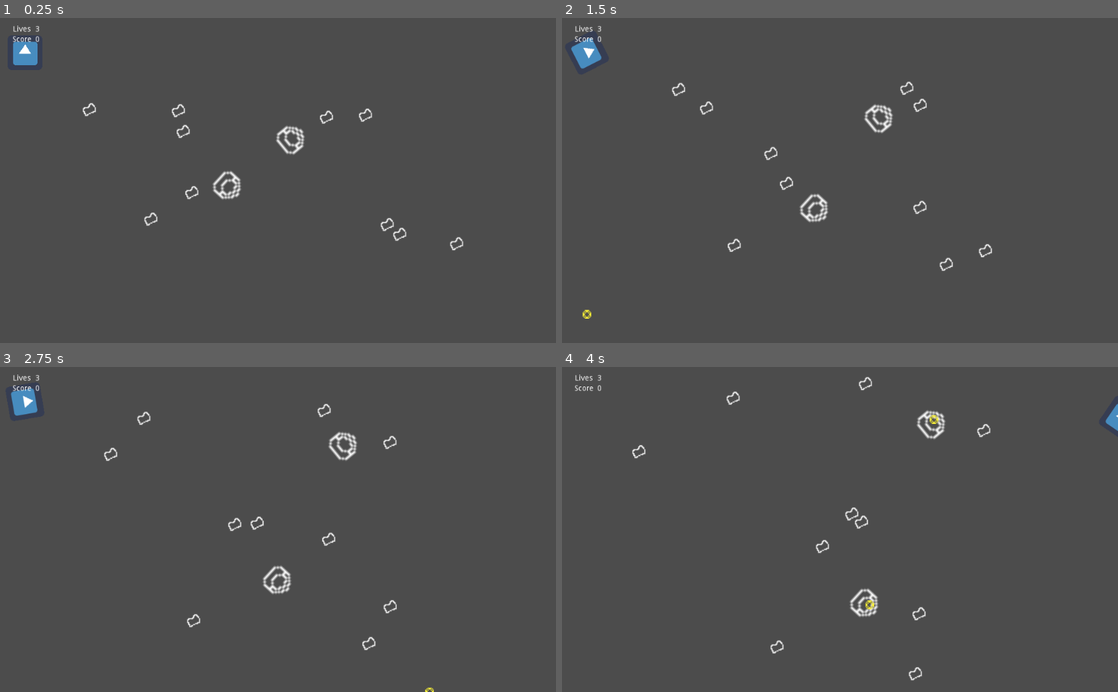
Above: before the commit, frames 1-4 (two rows, left to right).
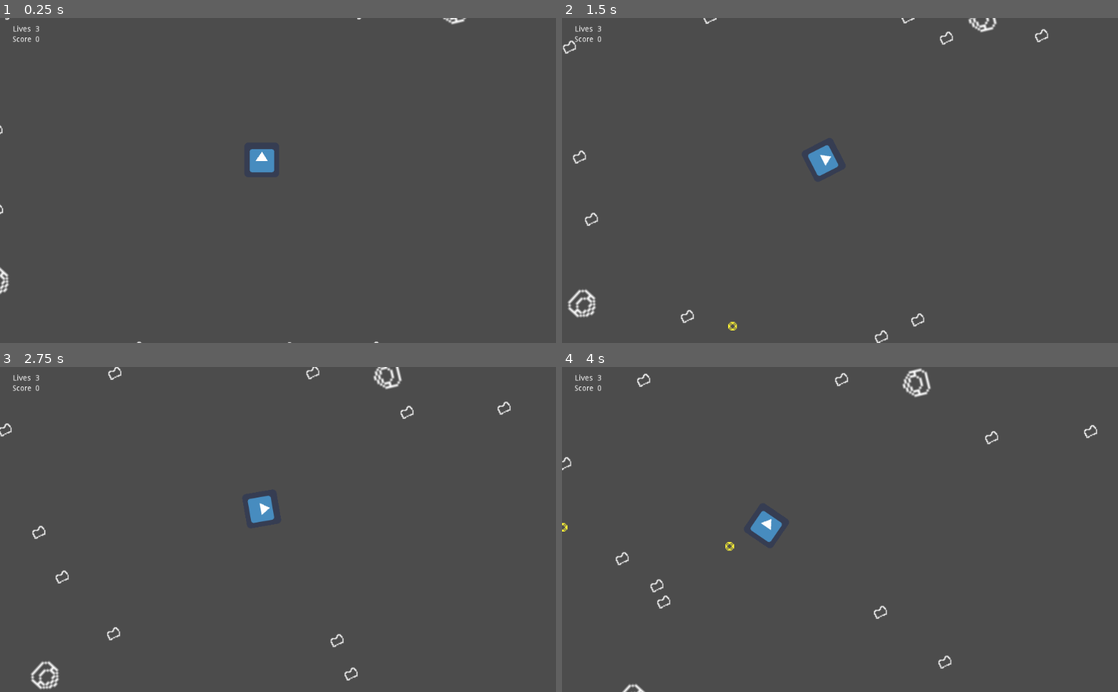
Above: after the commit, the same moments.

Repository: marianafcosta/asteroids
Game: Godot game, scene res://Root.tscn
The game is run twice, just before and just after one commit, with the same random seed, the same clock (stepped at 60 frames per second) and the same inputs. The engine's default icon, where the game draws it, is replaced by a stand-in: a white triangle on a blue panel in a dark square.
Inputs:
- Up to frame 1 (0.25 s): no input
- Up to frame 2 (1.5 s): tap Enter (ui_accept) at 0.5, 0.77 s; hold Right (ui_right) 0.53-1.28 s; hold Left (ui_left) from 1.28 s (still down)
- Up to frame 3 (2.75 s): tap Enter (ui_accept) at 1.52 s; release Left (ui_left) at 2.03 s; hold Right (ui_right) from 2.03 s (still down)
- Up to frame 4 (4 s): release Right (ui_right) at 2.78 s; hold Up (ui_up) 2.78-3.53 s; tap Enter (ui_accept) at 3.02, 3.77 s; hold Left (ui_left) from 3.53 s (still down)

The runs differ from the first frame. In frame 1, 1.8% of the frame differs, in the area x 0-84%, y 0-100%; in frame 2, 2.4%; in frame 3, 2.5%, in the area x 0-92%, y 0-100%; in frame 4, 2.2%.

Commit message:
Spawn enemies outside screen

Diff:
--- a/Asteroid.gd
+++ b/Asteroid.gd
@@ -5,18 +5,23 @@
 
 var speed = 50
 var direction
+var first_time_out_of_bounds = true
 
 var screen_size
 
 var rng = RandomNumberGenerator.new()
 
 func out_of_bounds(x, y):
-	var sprite_half_width = self.get_node("Sprite").texture.get_width() / 2
-	var sprite_half_height = self.get_node("Sprite").texture.get_height() / 2
-	return (x > screen_size.x + sprite_half_width || x < -sprite_half_width || y > screen_size.y + sprite_half_height || y < -sprite_half_height)
+	var sprite_width = self.get_node("Sprite").texture.get_width()
+	var sprite_height = self.get_node("Sprite").texture.get_height()
+	var is_out_of_bounds = x > screen_size.x + sprite_width || x < -sprite_width || y > screen_size.y + sprite_height || y < -sprite_height
+	if (first_time_out_of_bounds):
+		first_time_out_of_bounds = false
+	return is_out_of_bounds
 
 func _ready():
 	rng.randomize()
+	# TODO: The direction will go to a random point within the bounds of the screen
 	direction = Vector2(rng.randf_range(-1, 1), rng.randf_range(-1, 1)).normalized()
 	screen_size = get_viewport_rect().size
 	self.connect("on_destroyed", get_tree().root.get_child(0), "_on_Asteroid_destroyed")
@@ -25,7 +30,7 @@
 	var velocity = direction * speed
 	position += velocity * delta
 
-	if (out_of_bounds(position.x, position.y)):
+	if (out_of_bounds(position.x, position.y) && !first_time_out_of_bounds):
 		self.queue_free()
 
 func _on_Asteroid_area_entered(area):
--- a/EnemySpawner.gd
+++ b/EnemySpawner.gd
@@ -9,18 +9,49 @@
 
 var rng = RandomNumberGenerator.new()
 
+func get_spawn_point(sprite_width, sprite_height):
+	var x
+	var y
+
+	var spawn_direction = rng.randi_range(0, 1)
+	var edges_x = [0, screen_size.x]
+	var edges_y = [0, screen_size.y]
+	var zero_or_one = randi() % 2
+	var extra_sprite_padding
+
+	if spawn_direction == 0: # NOTE: Will spawn either to the left or the right of the screen
+		x = edges_x[zero_or_one]
+		if x == 0:
+			extra_sprite_padding = - sprite_width
+		else:
+			extra_sprite_padding = sprite_width
+		x += extra_sprite_padding
+
+		y = rng.randf_range(0, screen_size.y)
+	else: # NOTE: Will spawn either on the top or the bottom of the screen
+		x = rng.randf_range(0, screen_size.x)
+
+		y = edges_y[zero_or_one]
+		if y == 0:
+			extra_sprite_padding = - sprite_height
+		else:
+			extra_sprite_padding = sprite_height
+		y += extra_sprite_padding
+
+	return Vector2(x,y)
+
 func spawn_asteroid():
 	var asteroid_instance = asteroid_scene.instance()
 	self.add_child(asteroid_instance)
-	asteroid_instance.global_position.x = rng.randf_range(0, screen_size.x)
-	asteroid_instance.global_position.y = rng.randf_range(0, screen_size.y)
+	var asteroid_sprite = asteroid_instance.get_node("Sprite").texture
+	asteroid_instance.global_position = get_spawn_point(asteroid_sprite.get_width(), asteroid_sprite.get_height())
 	asteroids.append(asteroid_instance)
 
 func spawn_spaceship():
 	var spaceship_instance = spaceship_scene.instance()
 	self.add_child(spaceship_instance)
-	spaceship_instance.global_position.x = rng.randf_range(0, screen_size.x)
-	spaceship_instance.global_position.y = rng.randf_range(0, screen_size.y)
+	var spaceship_sprite = spaceship_instance.get_node("Sprite").texture
+	spaceship_instance.global_position = get_spawn_point(spaceship_sprite.get_width(), spaceship_sprite.get_height())
 	spaceships.append(spaceship_instance)
 
 # Called when the node enters the scene tree for the first time.
--- a/Root.tscn
+++ b/Root.tscn
@@ -10,7 +10,7 @@
 script = ExtResource( 3 )
 
 [node name="Player" parent="." instance=ExtResource( 1 )]
-position = Vector2( 46, 64 )
+position = Vector2( 482, 262 )
 
 [node name="EnemySpawner" parent="." instance=ExtResource( 4 )]
 script = ExtResource( 5 )
--- a/Spaceship.gd
+++ b/Spaceship.gd
@@ -6,6 +6,7 @@
 var speed = 50
 var direction
 var life = 3
+var first_time_out_of_bounds = true
 
 var screen_size
 
@@ -21,9 +22,12 @@
 	projectile_instance.global_position.y = position.y
 
 func out_of_bounds(x, y):
-	var sprite_half_width = self.get_node("Sprite").texture.get_width() / 2
-	var sprite_half_height = self.get_node("Sprite").texture.get_height() / 2
-	return (x > screen_size.x + sprite_half_width || x < -sprite_half_width || y > screen_size.y + sprite_half_height || y < -sprite_half_height)
+	var sprite_width = self.get_node("Sprite").texture.get_width()
+	var sprite_height = self.get_node("Sprite").texture.get_height()
+	var is_out_of_bounds = x > screen_size.x + sprite_width || x < -sprite_width || y > screen_size.y + sprite_height || y < -sprite_height
+	if (first_time_out_of_bounds):
+		first_time_out_of_bounds = false
+	return is_out_of_bounds
 
 func _ready():
 	rng.randomize()
@@ -38,7 +42,7 @@
 	var velocity = direction * speed
 	position += velocity * delta
 
-	if (out_of_bounds(position.x, position.y)):
+	if (out_of_bounds(position.x, position.y) && !first_time_out_of_bounds):
 		self.queue_free()
 
 func _on_Spaceship_area_entered(_area):
